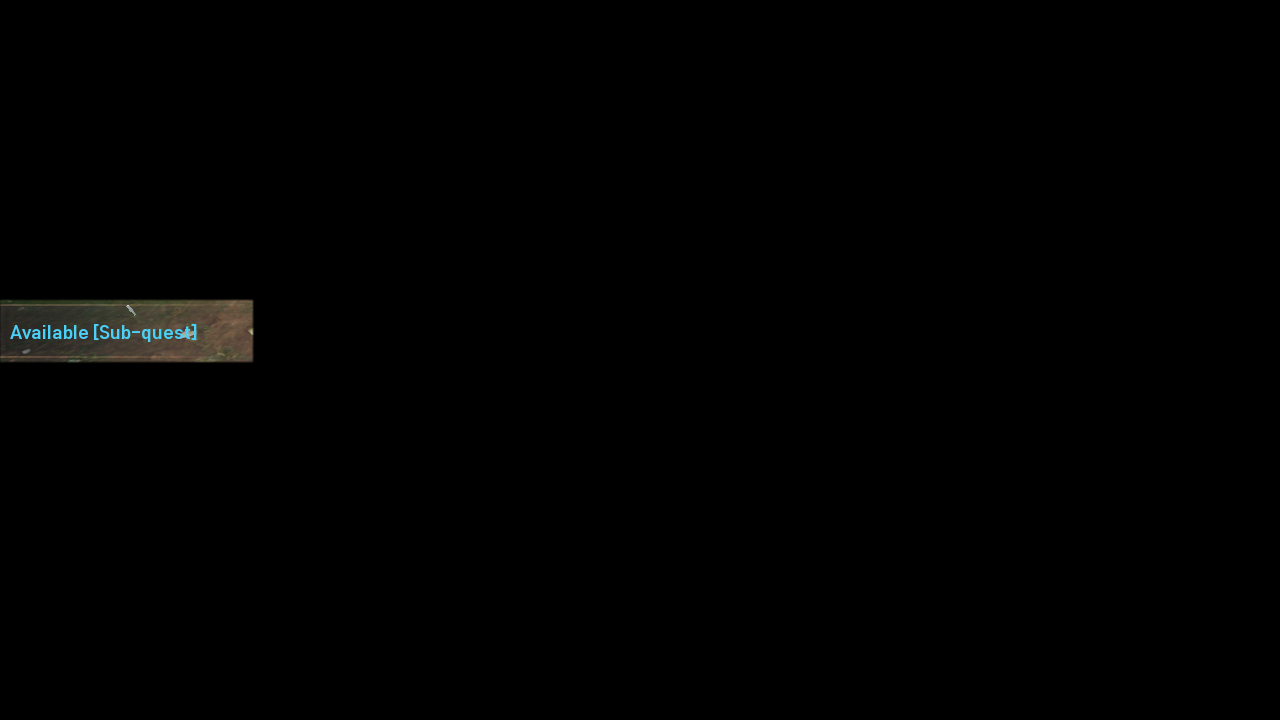
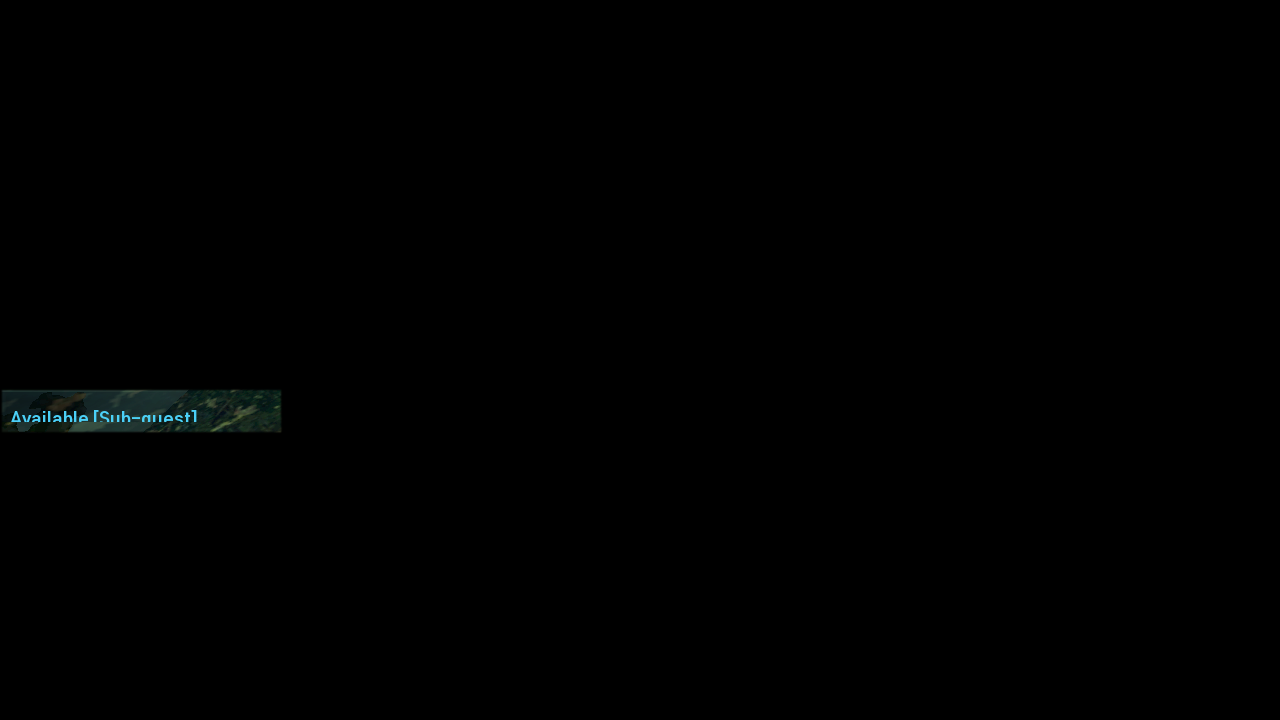
Two versions of the same layered image (1280 x 720). Layer-by-layer changes:
added layer "Scroll Quest" above "Scroll Quest after Weekly Complete and Main" over left=0, top=298, right=282, bottom=433
